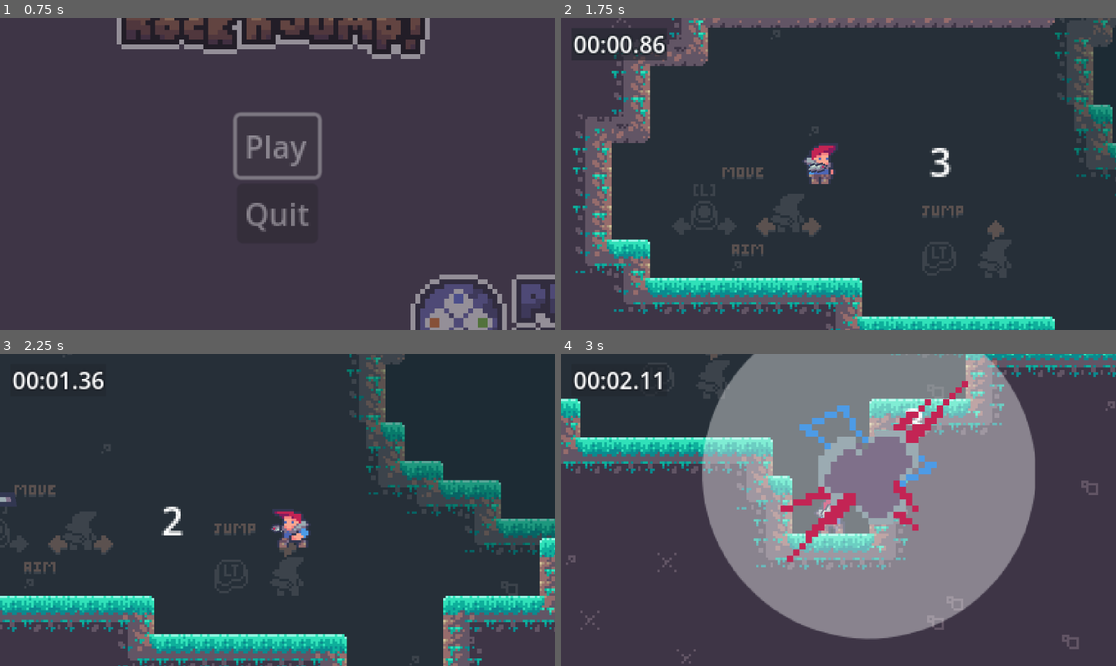
Above: before the commit, frames 1-4 (two rows, left to right).
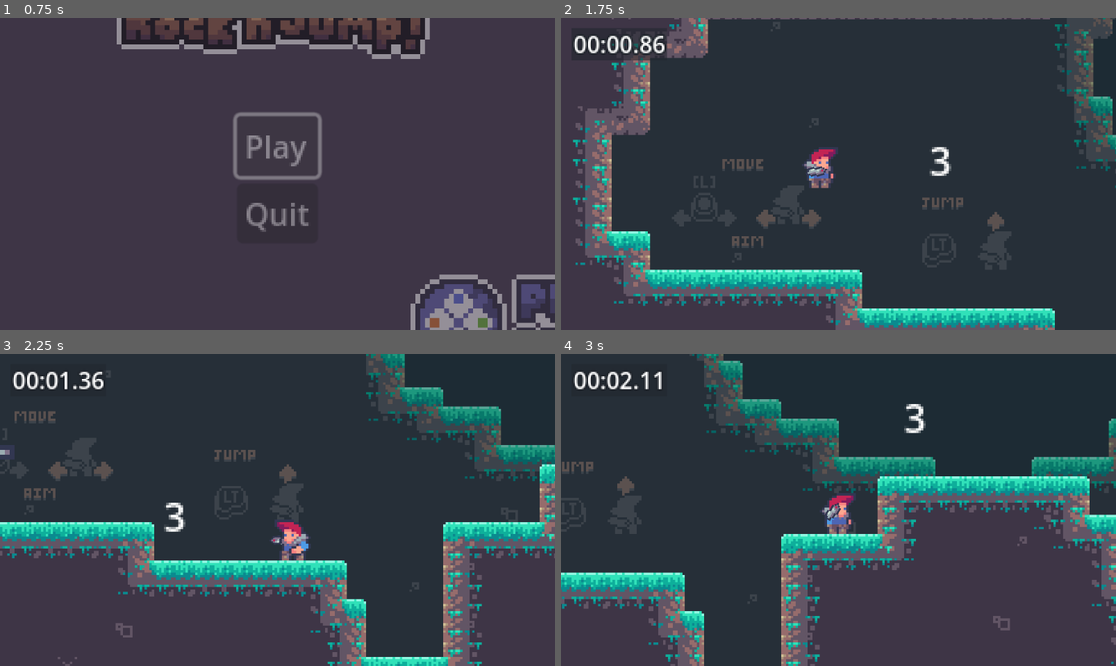
Above: after the commit, the same moments.

Repository: SoulierTom/Rocket
Game: Godot game, scene res://Scenes/Main_Menu.tscn
Two runs of this game, one before a commit and one after it. Both use one fixed random seed, a clock stepped at 60 frames per second and the inputs below.
Inputs (mouse positions are in pixels of both pictures, inside the frame that each line leads up to):
- Up to frame 1 (0.75 s): click "Pl ay" at 0.5 s
- Up to frame 2 (1.75 s): tap Enter (ui_accept) at 1.25 s; move the mouse to (960, 158) at 1.27 s; press the mouse at (960, 158) at 1.28 s; hold D (Move_Right) from 1.28 s (still down); tap Space (Jump) at 1.52 s
- Up to frame 3 (2.25 s): keep holding D (Move_Right); move the mouse to (166, 525) at 2.02 s; release the mouse at (166, 525) at 2.03 s; click (166, 525) at 2.1 s
- Up to frame 4 (3 s): tap Space (Jump) at 2.27 s; move the mouse to (894, 441) at 2.77 s; release D (Move_Right) at 2.78 s; press the mouse at (894, 441) at 2.78 s; hold A (Move_Left) from 2.78 s (still down)

Frame 1 is identical in both runs. In frame 2, 16% of the frame differs, in the area x 2-100%, y 0-100%; in frame 3, 30%; in frame 4, 63%, in the area x 0-100%, y 0-100%.

Commit message:
modif_force selon angle push_dir

Diff:
--- a/Scripts/explosion.gd
+++ b/Scripts/explosion.gd
@@ -19,26 +19,23 @@
 		# Arrêter toute animation en cours et lancer l'animation "Explosion"
 		animated_sprite.stop()  # Arrête l'animation en cours, si elle existe
 		animated_sprite.play("Explosion")  # Lance l'animation "Explosion"
-	else:
-		print("Erreur : AnimatedSprite2D n'a pas été trouvé !")
+
 
 	# Assurez-vous que l'AnimationPlayer existe et joue l'animation
 	if animation_player:
 		animation_player.play("explosion")  # Lance l'animation "Explosion" dans l'AnimationPlayer
-	else:
-		print("Erreur : AnimationPlayer n'a pas été trouvé !")
 
 	# Assurez-vous que le CollisionShape2D est désactivé au départ
 	if collision_shape:
 		collision_shape.disabled = true
-	else:
-		print("Erreur : CollisionShape2D n'a pas été trouvé !")
+
+
 
 	# Démarrer le timer avec la durée de l'animation pour supprimer l'explosion
 	if timer:
 		timer.start(animation_duration)  # La durée est maintenant la durée de l'animation
-	else:
-		print("Erreur : Timer n'a pas été trouvé !")
+
+
 
 func _process(_delta):
 	# Vérifier si l'animation est en cours et obtenir la frame actuelle
@@ -75,26 +72,31 @@
 			o.apply_central_impulse(force)
 
 		if o is CharacterBody2D:
+			var modif_force = 1.0
 			var push_direction = (o.global_position - global_position).normalized()
-			var push_pow_x = pow(push_direction.x,2) * sign(push_direction.x)
-			var push_pow_y = pow(push_direction.y,2) * sign(push_direction.y)
 
-			print("push.x = " + str(push_pow_x))
-			print("push.y = " + str(push_pow_y))
 
-			push_pow_x *= 0.7
-			if push_direction.y <=0:
-				if push_direction.x <=0:
-					push_pow_y = -(push_pow_x + 1)
+			print("push.dir = " + str(push_direction))
+
+
+			if abs(push_direction.x) >= 0.5:
+				var calc_modif_force = clamp(0.5/abs(push_direction.x), 0.5, 1)
+				modif_force = 0.70 + ((calc_modif_force - 0.5) / 0.5 ) * 0.3     #la propulsion horizontale est modifié d'un facteur compris entre 1 et 0.75, plus l'horientation est horizontale
+
+				var calc_modif_push = clamp(abs(push_direction.x)/0.92, 0.76, 1.086)
+				if calc_modif_push <= 1:
+					push_direction.x *= 0.75 - ((calc_modif_push - 0.76) / (1 - 0.76)) * (0.75 - 0.6)
 				else:
-					push_pow_y = -(1 - push_pow_x)
-			else:
-				push_pow_y *= 0.0
-			print("new.push.x = " + str(push_pow_x))
-			print("new.push.y = " + str(push_pow_y))
-			var new_push_dir = Vector2(push_pow_x,push_pow_y)
-			print("new dir = " + str(new_push_dir))
-			o.velocity = new_push_dir * force_player  # Ajuste la force de la poussée
+					push_direction.x *= 0.6 + ((calc_modif_push - 1) / (1.086 - 1)) * (0.75 - 0.6)
+
+				if push_direction.y <= 0:
+					push_direction.y = -sqrt(1-pow(push_direction.x,2))
+				else:
+					push_direction.y *= 0.2
+
+			print("new push.dir = " + str(push_direction))
+			print("modif force = " + str(modif_force))
+			o.velocity = push_direction * force_player * modif_force # Ajuste la force de la poussée
 			Global.player_impulsed = true
 
 
--- a/Scripts/player.gd
+++ b/Scripts/player.gd
@@ -4,7 +4,7 @@
 var SPEED = 150
 var ACCELERATION = 250.0
 var FRICTION = 800.0
-var GRAVITY = 1250.0
+var GRAVITY = 1500.0
 var JUMP_VELOCITY = -300.0
 var BUFFER_PATIENCE = 0.08
 var COYOTE_TIME = 0.08
@@ -38,7 +38,7 @@
 func set_camera(new_camera: Camera2D):
 	camera = new_camera
 	camera.make_current()  # Active cette caméra (Godot 4)
-	print("Camera set to:", camera)
+
 
 func _ready():
 	input_buffer = Timer.new()
@@ -61,7 +61,7 @@
 	# Toggle des vibrations
 	if Input.is_action_just_pressed("toggle_vibration"):
 		Global.VBR = !Global.VBR
-		print("Vibration toggled: ", Global.VBR)
+
 
 	var horizontal_input := Input.get_vector("Move_Left", "Move_Right","Move_Up", "Move_Down")
 	var jump_attempted := Input.is_action_just_pressed("Jump")
@@ -108,7 +108,7 @@
 					velocity.x = move_toward(velocity.x, 0, FRICTION * delta * 0.1) #Propulsé
 			velocity.x = move_toward(velocity.x, sign(horizontal_input.x) * SPEED, ACCELERATION * delta * 1)
 		else :
-			velocity.x = move_toward(velocity.x, 0, (FRICTION * delta) * 0.01)
+			velocity.x = move_toward(velocity.x, 0, (FRICTION * delta) * 0.1)
 
 	if velocity.y > max_fall_speed:
 		velocity.y = max_fall_speed
@@ -155,11 +155,9 @@
 
 func add_gravity() -> float:
 	if Global.player_impulsed :
-		print(velocity.length())
 		var impulsed_modifier = clamp(velocity.length() / 275.0, 0.2, 1.0)
-		if velocity.y < -350:
-			GRAVITY = 1750
 		return GRAVITY * impulsed_modifier
+
 	else:
 		var jump_modifier = clamp(abs(velocity.y) / 100.0, 0.15, 1.0)
 		return GRAVITY * jump_modifier
@@ -184,9 +182,9 @@
 	get_tree().paused = true
 
 func resume_game():
-	print("Resume game function called")
+
 	if pause_instance != null:
-		print("Pause instance exists, freeing it")
+
 		pause_instance.queue_free()
 		pause_instance = null
 		get_tree().paused = false
